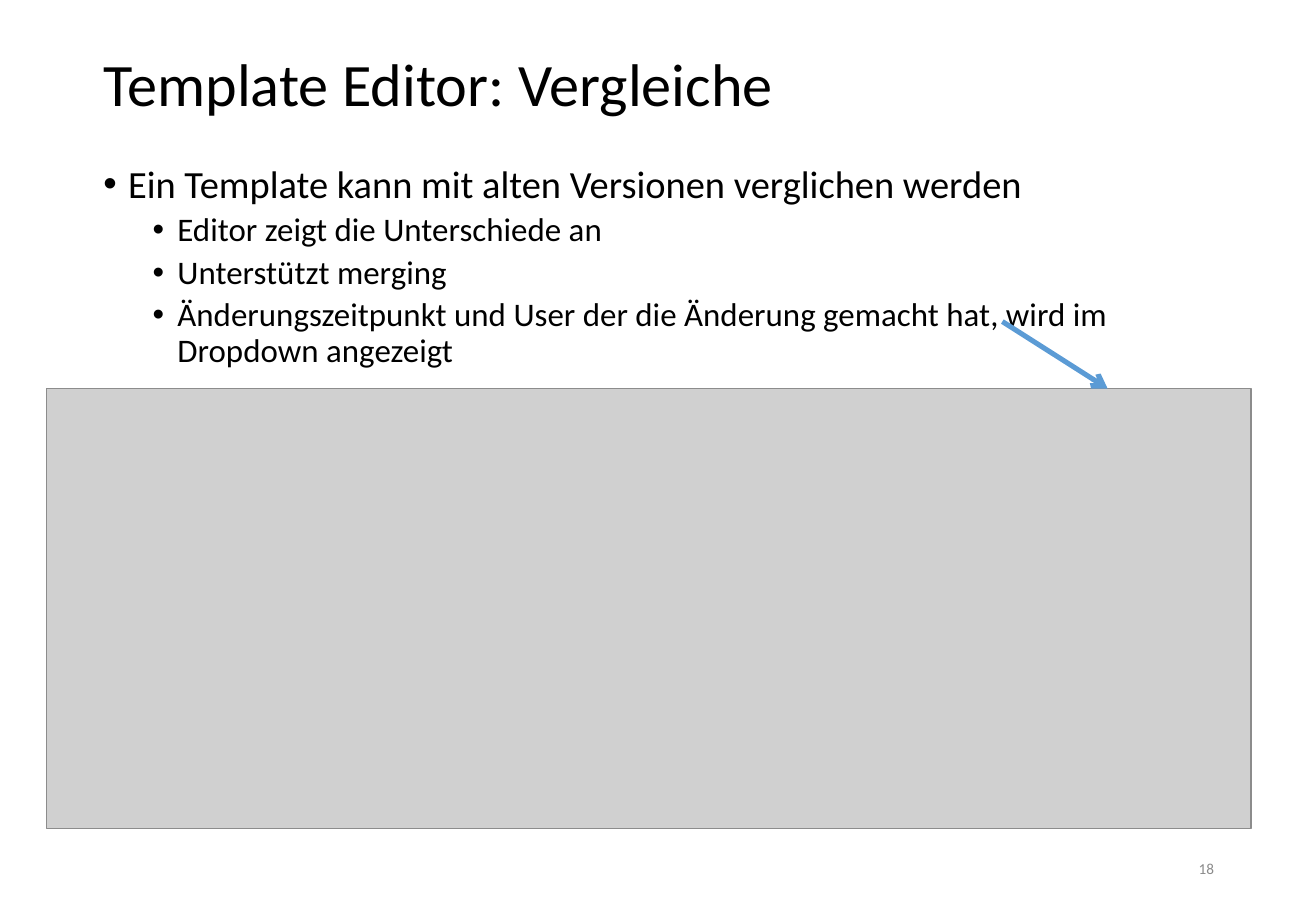
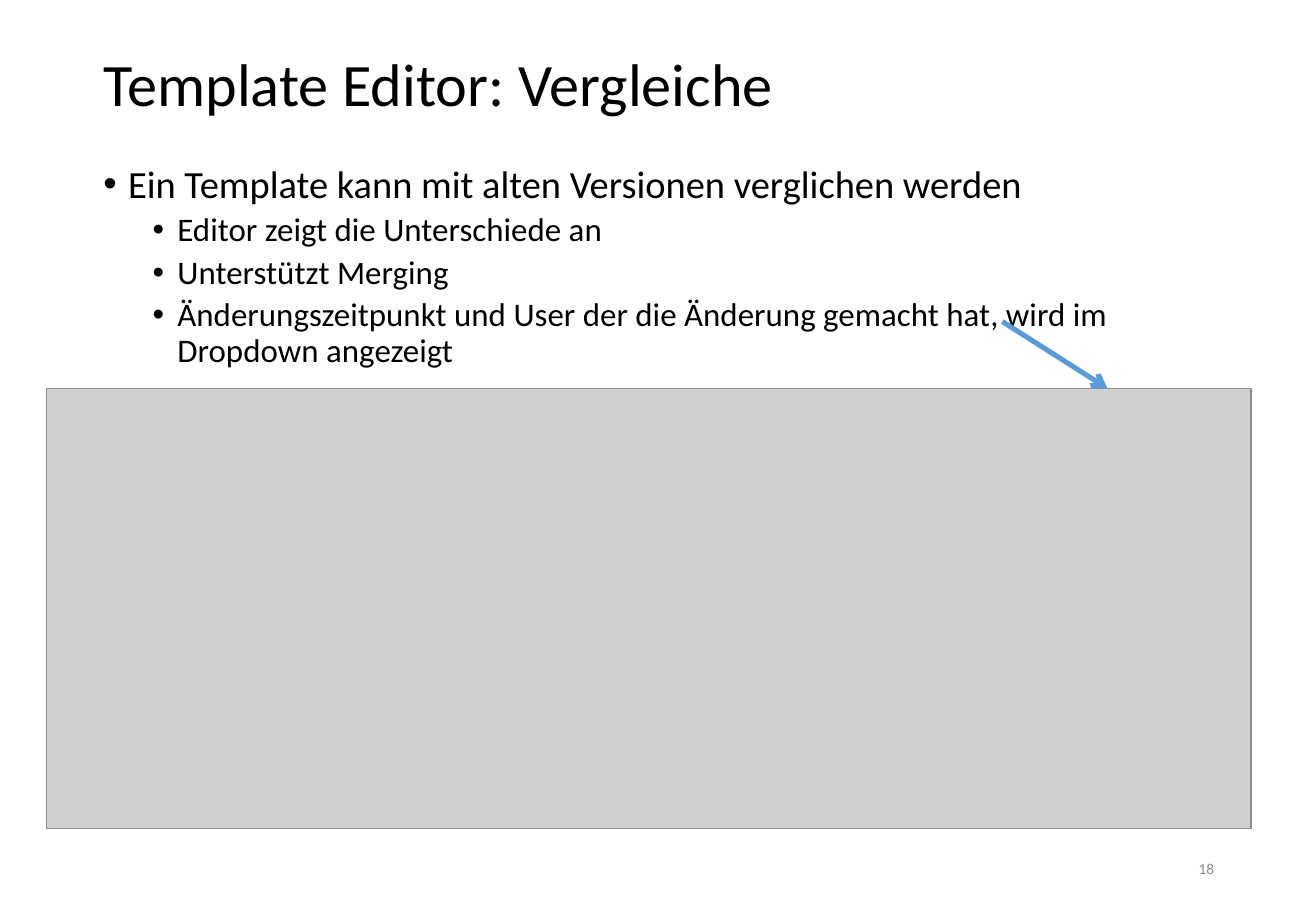
Before and after one commit to liimaorg/docs, a slide deck: slide 18 of content/feature-presentation/AMW_Features.pptx. Drawn at 1316x911 pixels with LibreOffice and Linux fonts; fonts in the diff are those of the drawing; grey boxes stand for pictures. Boxes give left, top, right and bottom in pixels: in the first picture for what was removed or moved away, otherwise in the second. Text is boxed around its words. In the diff, an @@ line names an element or a change of style, - is before the commit and + after.

```diff
--- a/content/feature-presentation/AMW_Features.pptx
+++ b/content/feature-presentation/AMW_Features.pptx
@@ text at (x1=177, y1=261, x2=448, y2=290): text changed @@
-  • Unterstützt merging
+  • Unterstützt Merging
```
Also in this commit, not shown: 4 other slides changed, 1 other file.
